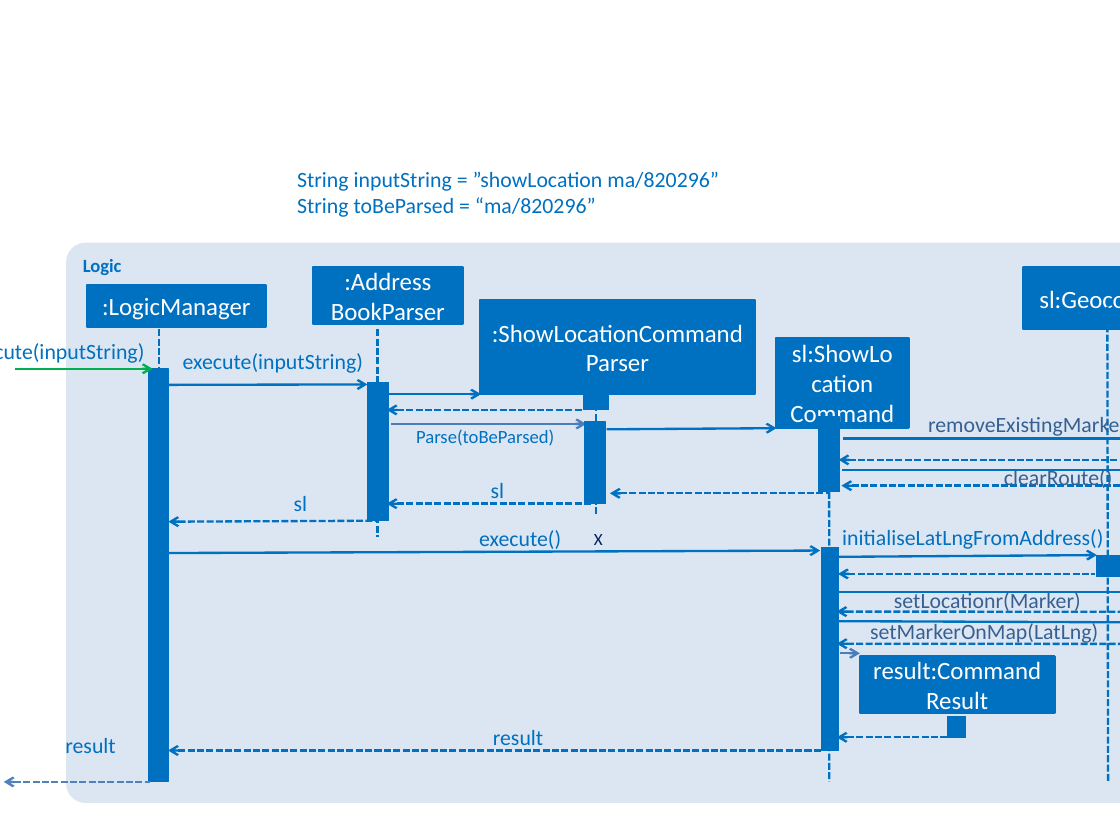
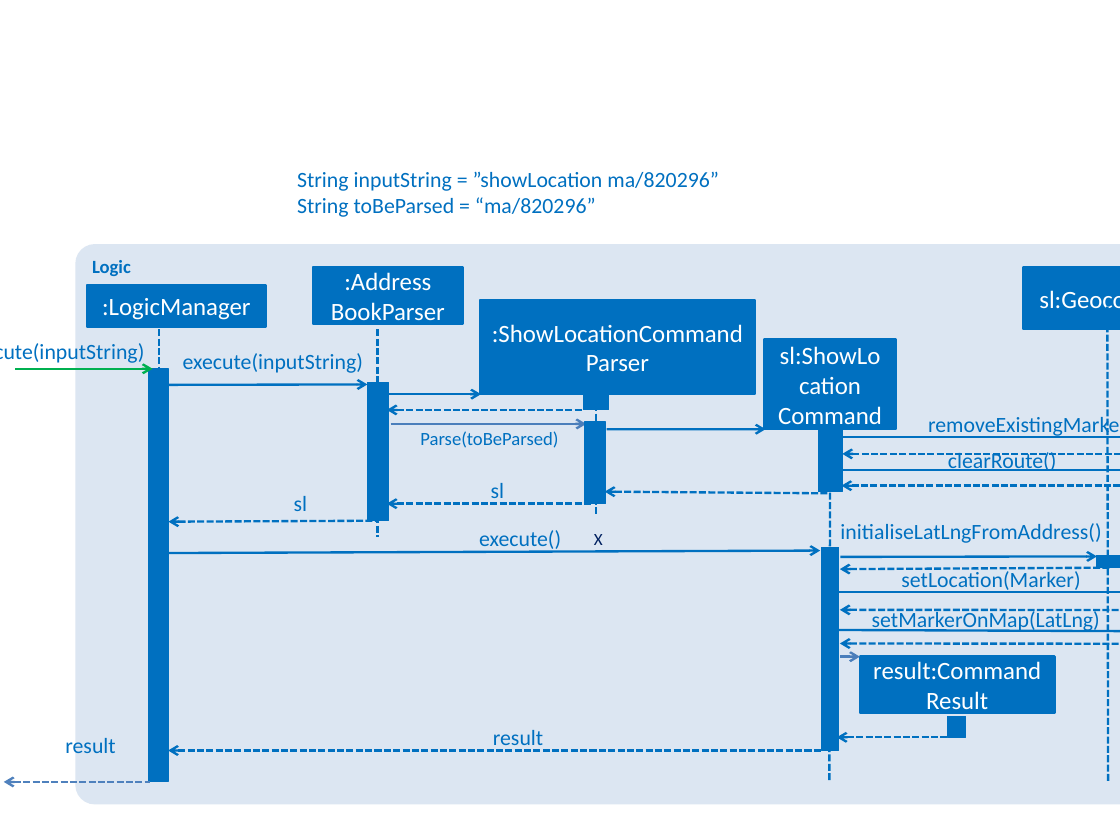
Before and after one commit to tzerbin/addressbook-level4, a slide deck: slide 1 of docs/diagrams/ShowLocationSequenceDiagram.pptx. Drawn at 1120x840 pixels with LibreOffice and Linux fonts; fonts in the diff are those of the drawing. Boxes give left, top, right and bottom in pixels: in the first picture for what was removed or moved away, otherwise in the second. Text is boxed around its words. In the diff, an @@ line names an element or a change of style, - is before the commit and + after.

```diff
--- a/docs/diagrams/ShowLocationSequenceDiagram.pptx
+++ b/docs/diagrams/ShowLocationSequenceDiagram.pptx
@@ rounded rectangle "Logic": place and size @@
-rounded rectangle "Logic" at <box>66,243,1120,803</box>
+rounded rectangle "Logic" at <box>75,244,1120,804</box>
@@ rectangle "sl:ShowLocation Command": place and size @@
-rectangle "sl:ShowLocation Command" at <box>776,338,908,428</box>
+rectangle "sl:ShowLocation Command" at <box>764,339,896,429</box>
@@ text "Parse(toBeParsed)": place and size @@
-text "Parse(toBeParsed)" at <box>416,429,554,446</box>
+text "Parse(toBeParsed)" at <box>420,431,558,448</box>
@@ arrow moved from (607, 429) - (776, 428) to (607, 429) - (766, 429) @@
@@ text colour #376092 to #0070C0 in 3 elements at <box>928,414,1120,439</box>, <box>872,609,1100,632</box>, <box>948,452,1057,471</box> @@
@@ text "clearRoute()": place and size @@
-text "clearRoute()" at <box>1004,467,1113,491</box>
+text "clearRoute()" at <box>948,452,1057,471</box>
@@ rectangle: place and size @@
-rectangle at <box>819,417,840,492</box>
+rectangle at <box>819,427,842,492</box>
@@ line moved from (829, 417) - (829, 782) to (830, 427) - (829, 782) @@
@@ arrow moved from (843, 439) - (1120, 439) to (840, 437) - (1120, 437) @@
@@ arrow moved from (839, 460) - (1120, 460) to (842, 454) - (1120, 454) @@
@@ arrow moved from (610, 493) - (829, 493) to (605, 492) - (829, 493) @@
@@ text "initialiseLatLngFromAddress()": place and size @@
-text "initialiseLatLngFromAddress()" at <box>842,529,1103,551</box>
+text "initialiseLatLngFromAddress()" at <box>840,523,1101,543</box>
@@ arrow moved from (838, 573) - (1095, 573) to (840, 569) - (1111, 568) @@
@@ text at <box>901,568,1080,593</box>: text changed; text colour #376092 to #0070C0 @@
-setLocationr(Marker)
+setLocation(Marker)
@@ rectangle: place and size @@
-rectangle at <box>1096,556,1120,577</box>
+rectangle at <box>1096,556,1120,568</box>
@@ text "setMarkerOnMap(LatLng)": place and size @@
-text "setMarkerOnMap(LatLng)" at <box>870,621,1098,645</box>
+text "setMarkerOnMap(LatLng)" at <box>872,609,1100,632</box>
@@ arrow moved from (837, 612) - (1120, 612) to (840, 610) - (1120, 610) @@
@@ arrow moved from (837, 622) - (1120, 623) to (836, 631) - (1120, 632) @@
@@ arrow moved from (837, 644) - (1120, 644) to (840, 644) - (1120, 644) @@
@@ arrow moved from (840, 653) - (860, 653) to (840, 656) - (860, 656) @@
```
Also in this commit, not shown: 8 other files.
